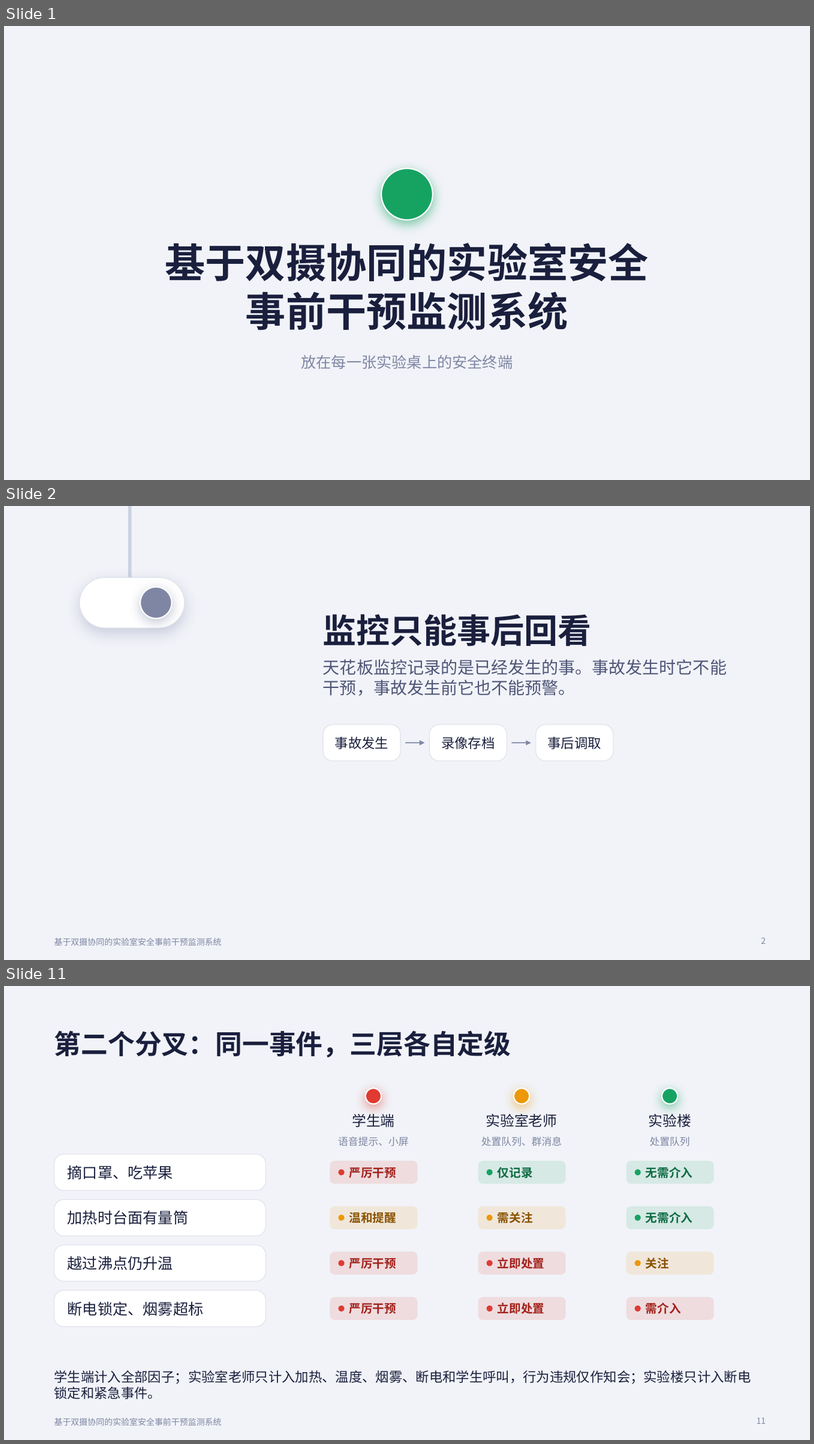
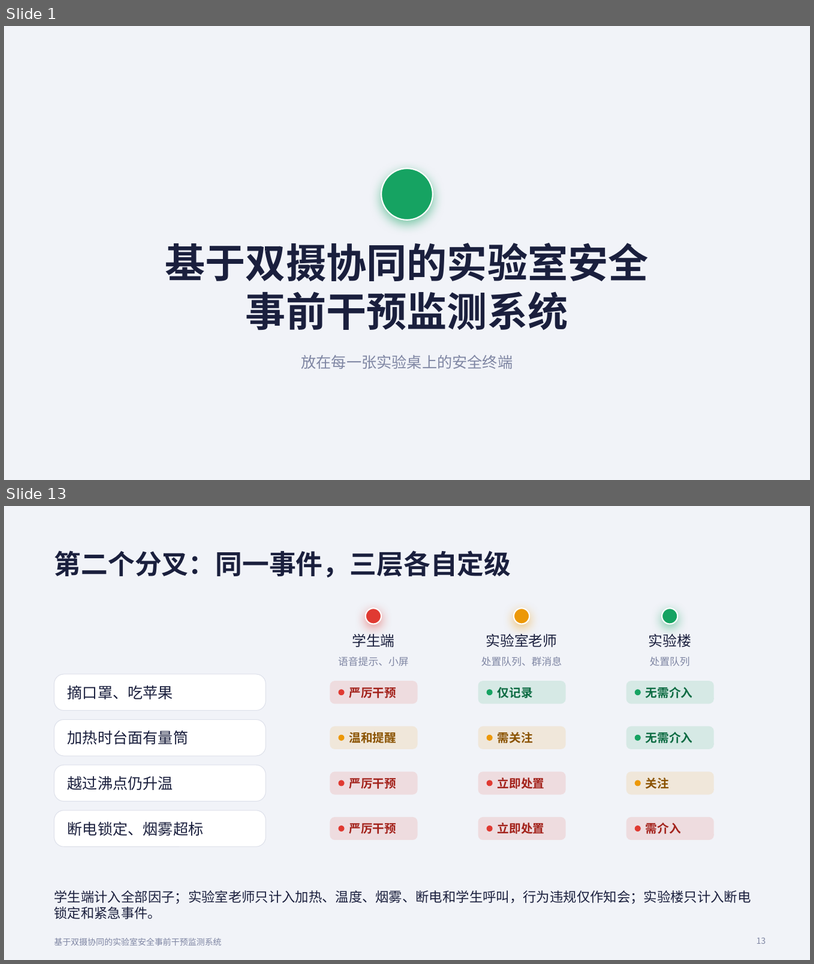
Before and after one commit to SSSSSmilewei/lab-safety-monitor, a slide deck: slides/实验室安全答辩.pptx. Shown one above the other, each under a label of ours: slides 1, 2 and 11 before the commit, slides 1 and 13 after it; the slides between them are not shown. The pictures are 814x1444 and 814x964 pixels, drawn with LibreOffice and Linux fonts; fonts in the diff are those of the drawing. Boxes give left, top, right and bottom in pixels: in the first picture for what was removed or moved away, otherwise in the second. Text is boxed around its words. In the diff, an @@ line names an element or a change of style, - is before the commit and + after.

```diff
--- a/slides/实验室安全答辩.pptx
+++ b/slides/实验室安全答辩.pptx
@@ slide 2 removed at [4, 506, 810, 960], background #F1F3F8; not listed: 1 template element that a slide beside it also shows @@
@@ rectangle removed at [129, 506, 132, 580] @@
@@ rounded rectangle removed at [80, 577, 185, 628] @@
@@ ellipse removed at [140, 587, 171, 619] @@
@@ text removed at [323, 614, 592, 646] @@
-监控只能事后回看
@@ text removed at [323, 659, 727, 696] @@
-天花板监控记录的是已经发生的事。事故发生时它不能干预，事故发生前它也不能预警。
@@ rounded rectangle removed at [323, 724, 401, 760] @@
@@ text removed at [335, 736, 389, 749] @@
-事故发生
@@ rounded rectangle removed at [430, 724, 507, 760] @@
@@ text removed at [441, 736, 495, 749] @@
-录像存档
@@ rounded rectangle removed at [536, 724, 614, 760] @@
@@ text removed at [548, 736, 602, 749] @@
-事后调取
@@ arrow removed from (405, 742) to (425, 742) @@
@@ arrow removed from (512, 742) to (531, 742) @@
@@ page number removed at [761, 937, 766, 943] @@
-2
@@ what was slide 11 is now slide 13 @@
@@ page number at [757, 937, 767, 943]: text changed @@
-11
+13
```
Also in this commit, not shown: 6 slides changed, 7 slides added, 4 other slides removed, 7 other files.
